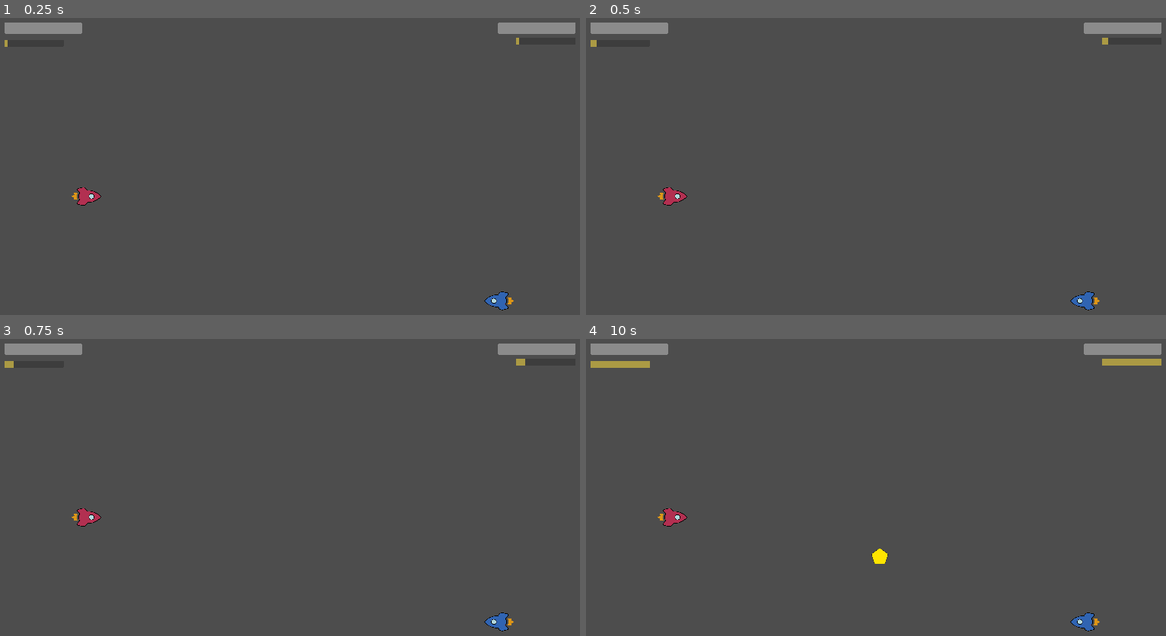
Above: before the commit, frames 1-4 (two rows, left to right).
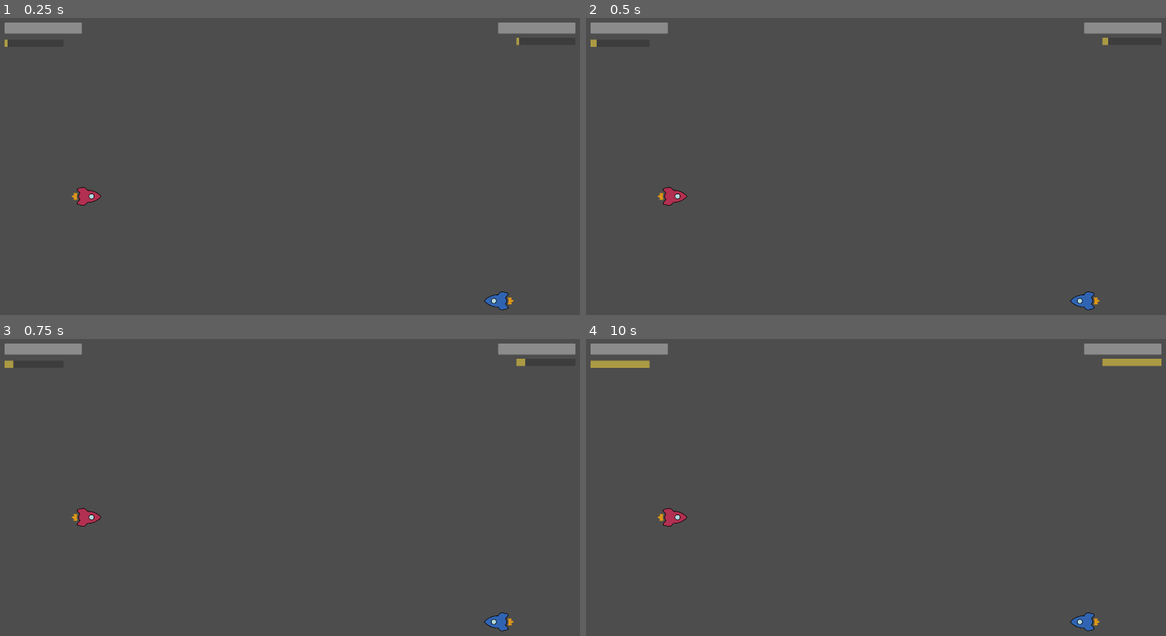
Above: after the commit, the same moments.

Repository: RajwolChapagain/Arcade-Game
Game: Godot game, scene res://main.tscn
Two runs of this game, one before a commit and one after it. Both use one fixed random seed, a clock stepped at 60 frames per second and the inputs below.
Inputs:
- Up to frame 1 (0.25 s): no input
- Up to frame 2 (0.5 s): no input
- Up to frame 3 (0.75 s): tap Enter at 0.5 s
- Up to frame 4 (10 s): tap Space at 1.25, 2.75, 4.25 s; tap Enter at 2, 3.5 s

The runs differ from the first frame. In frame 1, 0.2% of the frame differs, in the area x 0-100%, y 1-99%; in frame 2, 0.2%; in frame 3, 0.2%; in frame 4, 0.3%.

Commit message:
Make spawner spawn powerups off screen
Path2D and PathFollow2D are now contained within the Spawner scene. The points are initialized by main

Diff:
--- a/main.gd
+++ b/main.gd
@@ -9,6 +9,9 @@
 	$Ship2.super_percentage_changed.connect(on_player2_super_percentage_changed)
 	$Ship.player_died.connect(on_player1_died)
 	$Ship2.player_died.connect(on_player2_died)
+
+	var offset = 80
+	$Spawner.set_path_points(Vector2(-2000 - offset, -1500 - offset), Vector2(2000 + offset, -1500 - offset), Vector2(2000 + offset, 1500 + offset), Vector2(-2000 - offset, 1500 + offset))
 
 	randomize()
 	var randX = randi_range(0, 100)
--- a/main.tscn
+++ b/main.tscn
@@ -39,5 +39,3 @@
 offset_bottom = 1500.0
 
 [node name="Spawner" parent="." instance=ExtResource("5_0xksv")]
-
-[connection signal="powerup_spawned" from="Spawner" to="." method="_on_spawner_powerup_spawned"]
--- a/powerups/spawner.gd
+++ b/powerups/spawner.gd
@@ -6,5 +6,14 @@
 
 func _on_timer_timeout():
 	var power_up = super_boost.instantiate()
+	$Path2D/PathFollow2D.progress_ratio = randf()
+	power_up.global_position = $Path2D/PathFollow2D.position
 	add_child(power_up)
 	powerup_spawned.emit(power_up)
+
+func set_path_points(point1, point2, point3, point4):
+	$Path2D.curve.add_point(point1)
+	$Path2D.curve.add_point(point2)
+	$Path2D.curve.add_point(point3)
+	$Path2D.curve.add_point(point4)
+	$Path2D.curve.add_point(point1)
--- a/powerups/spawner.tscn
+++ b/powerups/spawner.tscn
@@ -1,6 +1,8 @@
-[gd_scene load_steps=2 format=3 uid="uid://d4gsdtgxa50oe"]
+[gd_scene load_steps=3 format=3 uid="uid://d4gsdtgxa50oe"]
 
 [ext_resource type="Script" path="res://powerups/spawner.gd" id="1_ck1x4"]
+
+[sub_resource type="Curve2D" id="Curve2D_favat"]
 
 [node name="Spawner" type="Node2D"]
 script = ExtResource("1_ck1x4")
@@ -9,4 +11,11 @@
 wait_time = 10.0
 autostart = true
 
+[node name="Path2D" type="Path2D" parent="."]
+curve = SubResource("Curve2D_favat")
+
+[node name="PathFollow2D" type="PathFollow2D" parent="Path2D"]
+position = Vector2(-64, 16)
+rotation = -0.404892
+
 [connection signal="timeout" from="Timer" to="." method="_on_timer_timeout"]
--- a/project.godot
+++ b/project.godot
@@ -19,7 +19,6 @@
 
 window/size/viewport_width=2000
 window/size/viewport_height=1500
-window/stretch/mode="canvas_items"
 
 [input]
 
